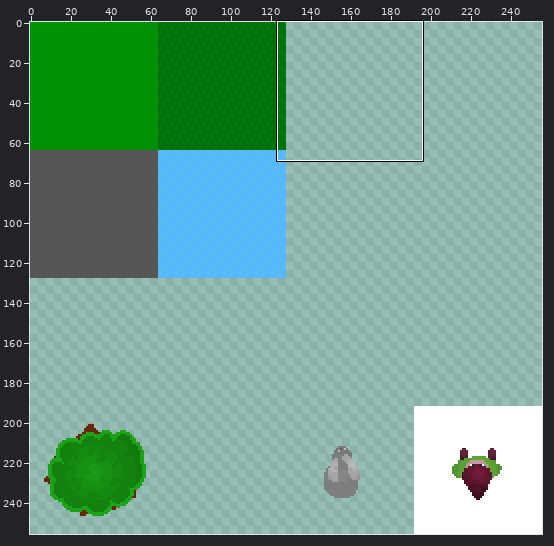
Sprite sheet -- AlakajamAlchemy/Assets/Images/spritesheet.png. Above: a wide view before the commit, with the close-up outlined.
Close-up. First the earlier version:
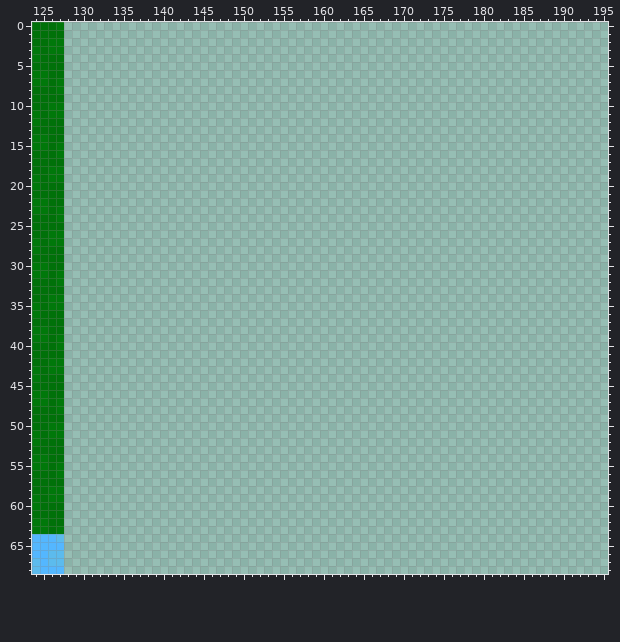
The file is 256x256 pixels. Colours within 5 levels of each other are drawn and written as one. Shown: x 124..195, y 0..68.
Once edited:
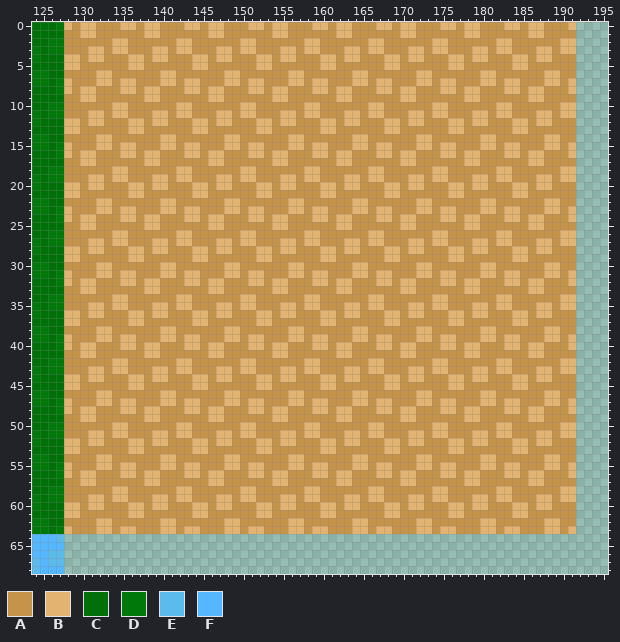
Palette (. is transparent): A #c6934b  B #e2b371  C #007109  D #00780a  E #5cbbed  F #54b7ff
Changes in this commit:
Changed rows in their new state; - is an unchanged pixel.
first column x 128:
 0 BABBAAABBABBAAABBABBAAABBABBAAABBABBAAABBABBAAABBABBAAABBABBAAAB
 1 AABBAAAAAABBAAAAAABBAAAAAABBAAAAAABBAAAAAABBAAAAAABBAAAAAABBAAAA
 2 AAAAAABBAAAAAABBAAAAAABBAAAAAABBAAAAAABBAAAAAABBAAAAAABBAAAAAABB
 3 AAABBABBAAABBABBAAABBABBAAABBABBAAABBABBAAABBABBAAABBABBAAABBABB
 4 BBABBAAABBABBAAABBABBAAABBABBAAABBABBAAABBABBAAABBABBAAABBABBAAA
 5 BBAAAAAABBAAAAAABBAAAAAABBAAAAAABBAAAAAABBAAAAAABBAAAAAABBAAAAAA
 6 AAAABBAAAAAABBAAAAAABBAAAAAABBAAAAAABBAAAAAABBAAAAAABBAAAAAABBAA
 7 BAAABBABBAAABBABBAAABBABBAAABBABBAAABBABBAAABBABBAAABBABBAAABBAB
 8 BABBAAABBABBAAABBABBAAABBABBAAABBABBAAABBABBAAABBABBAAABBABBAAAB
 9 AABBAAAAAABBAAAAAABBAAAAAABBAAAAAABBAAAAAABBAAAAAABBAAAAAABBAAAA
10 AAAAAABBAAAAAABBAAAAAABBAAAAAABBAAAAAABBAAAAAABBAAAAAABBAAAAAABB
11 AAABBABBAAABBABBAAABBABBAAABBABBAAABBABBAAABBABBAAABBABBAAABBABB
12 BBABBAAABBABBAAABBABBAAABBABBAAABBABBAAABBABBAAABBABBAAABBABBAAA
13 BBAAAAAABBAAAAAABBAAAAAABBAAAAAABBAAAAAABBAAAAAABBAAAAAABBAAAAAA
14 AAAABBAAAAAABBAAAAAABBAAAAAABBAAAAAABBAAAAAABBAAAAAABBAAAAAABBAA
15 BAAABBABBAAABBABBAAABBABBAAABBABBAAABBABBAAABBABBAAABBABBAAABBAB
16 BABBAAABBABBAAABBABBAAABBABBAAABBABBAAABBABBAAABBABBAAABBABBAAAB
17 AABBAAAAAABBAAAAAABBAAAAAABBAAAAAABBAAAAAABBAAAAAABBAAAAAABBAAAA
18 AAAAAABBAAAAAABBAAAAAABBAAAAAABBAAAAAABBAAAAAABBAAAAAABBAAAAAABB
19 AAABBABBAAABBABBAAABBABBAAABBABBAAABBABBAAABBABBAAABBABBAAABBABB
20 BBABBAAABBABBAAABBABBAAABBABBAAABBABBAAABBABBAAABBABBAAABBABBAAA
21 BBAAAAAABBAAAAAABBAAAAAABBAAAAAABBAAAAAABBAAAAAABBAAAAAABBAAAAAA
22 AAAABBAAAAAABBAAAAAABBAAAAAABBAAAAAABBAAAAAABBAAAAAABBAAAAAABBAA
23 BAAABBABBAAABBABBAAABBABBAAABBABBAAABBABBAAABBABBAAABBABBAAABBAB
24 BABBAAABBABBAAABBABBAAABBABBAAABBABBAAABBABBAAABBABBAAABBABBAAAB
25 AABBAAAAAABBAAAAAABBAAAAAABBAAAAAABBAAAAAABBAAAAAABBAAAAAABBAAAA
26 AAAAAABBAAAAAABBAAAAAABBAAAAAABBAAAAAABBAAAAAABBAAAAAABBAAAAAABB
27 AAABBABBAAABBABBAAABBABBAAABBABBAAABBABBAAABBABBAAABBABBAAABBABB
28 BBABBAAABBABBAAABBABBAAABBABBAAABBABBAAABBABBAAABBABBAAABBABBAAA
29 BBAAAAAABBAAAAAABBAAAAAABBAAAAAABBAAAAAABBAAAAAABBAAAAAABBAAAAAA
30 AAAABBAAAAAABBAAAAAABBAAAAAABBAAAAAABBAAAAAABBAAAAAABBAAAAAABBAA
31 BAAABBABBAAABBABBAAABBABBAAABBABBAAABBABBAAABBABBAAABBABBAAABBAB
32 BABBAAABBABBAAABBABBAAABBABBAAABBABBAAABBABBAAABBABBAAABBABBAAAB
33 AABBAAAAAABBAAAAAABBAAAAAABBAAAAAABBAAAAAABBAAAAAABBAAAAAABBAAAA
34 AAAAAABBAAAAAABBAAAAAABBAAAAAABBAAAAAABBAAAAAABBAAAAAABBAAAAAABB
35 AAABBABBAAABBABBAAABBABBAAABBABBAAABBABBAAABBABBAAABBABBAAABBABB
36 BBABBAAABBABBAAABBABBAAABBABBAAABBABBAAABBABBAAABBABBAAABBABBAAA
37 BBAAAAAABBAAAAAABBAAAAAABBAAAAAABBAAAAAABBAAAAAABBAAAAAABBAAAAAA
38 AAAABBAAAAAABBAAAAAABBAAAAAABBAAAAAABBAAAAAABBAAAAAABBAAAAAABBAA
39 BAAABBABBAAABBABBAAABBABBAAABBABBAAABBABBAAABBABBAAABBABBAAABBAB
40 BABBAAABBABBAAABBABBAAABBABBAAABBABBAAABBABBAAABBABBAAABBABBAAAB
41 AABBAAAAAABBAAAAAABBAAAAAABBAAAAAABBAAAAAABBAAAAAABBAAAAAABBAAAA
42 AAAAAABBAAAAAABBAAAAAABBAAAAAABBAAAAAABBAAAAAABBAAAAAABBAAAAAABB
43 AAABBABBAAABBABBAAABBABBAAABBABBAAABBABBAAABBABBAAABBABBAAABBABB
44 BBABBAAABBABBAAABBABBAAABBABBAAABBABBAAABBABBAAABBABBAAABBABBAAA
45 BBAAAAAABBAAAAAABBAAAAAABBAAAAAABBAAAAAABBAAAAAABBAAAAAABBAAAAAA
46 AAAABBAAAAAABBAAAAAABBAAAAAABBAAAAAABBAAAAAABBAAAAAABBAAAAAABBAA
47 BAAABBABBAAABBABBAAABBABBAAABBABBAAABBABBAAABBABBAAABBABBAAABBAB
48 BABBAAABBABBAAABBABBAAABBABBAAABBABBAAABBABBAAABBABBAAABBABBAAAB
49 AABBAAAAAABBAAAAAABBAAAAAABBAAAAAABBAAAAAABBAAAAAABBAAAAAABBAAAA
50 AAAAAABBAAAAAABBAAAAAABBAAAAAABBAAAAAABBAAAAAABBAAAAAABBAAAAAABB
51 AAABBABBAAABBABBAAABBABBAAABBABBAAABBABBAAABBABBAAABBABBAAABBABB
52 BBABBAAABBABBAAABBABBAAABBABBAAABBABBAAABBABBAAABBABBAAABBABBAAA
53 BBAAAAAABBAAAAAABBAAAAAABBAAAAAABBAAAAAABBAAAAAABBAAAAAABBAAAAAA
54 AAAABBAAAAAABBAAAAAABBAAAAAABBAAAAAABBAAAAAABBAAAAAABBAAAAAABBAA
55 BAAABBABBAAABBABBAAABBABBAAABBABBAAABBABBAAABBABBAAABBABBAAABBAB
56 BABBAAABBABBAAABBABBAAABBABBAAABBABBAAABBABBAAABBABBAAABBABBAAAB
57 AABBAAAAAABBAAAAAABBAAAAAABBAAAAAABBAAAAAABBAAAAAABBAAAAAABBAAAA
58 AAAAAABBAAAAAABBAAAAAABBAAAAAABBAAAAAABBAAAAAABBAAAAAABBAAAAAABB
59 AAABBABBAAABBABBAAABBABBAAABBABBAAABBABBAAABBABBAAABBABBAAABBABB
60 BBABBAAABBABBAAABBABBAAABBABBAAABBABBAAABBABBAAABBABBAAABBABBAAA
61 BBAAAAAABBAAAAAABBAAAAAABBAAAAAABBAAAAAABBAAAAAABBAAAAAABBAAAAAA
62 AAAABBAAAAAABBAAAAAABBAAAAAABBAAAAAABBAAAAAABBAAAAAABBAAAAAABBAA
63 BAAABBABBAAABBABBAAABBABBAAABBABBAAABBABBAAABBABBAAABBABBAAABBAB
Changed places in both close-ups, as pixel boxes (x1, y1, x2, y2):
added: (64, 22, 576, 534)
